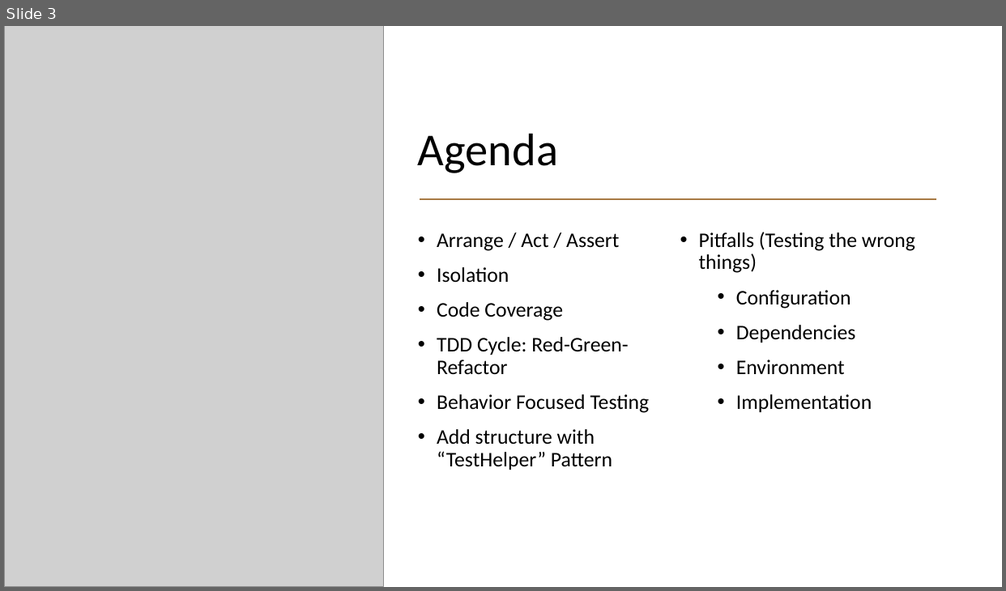
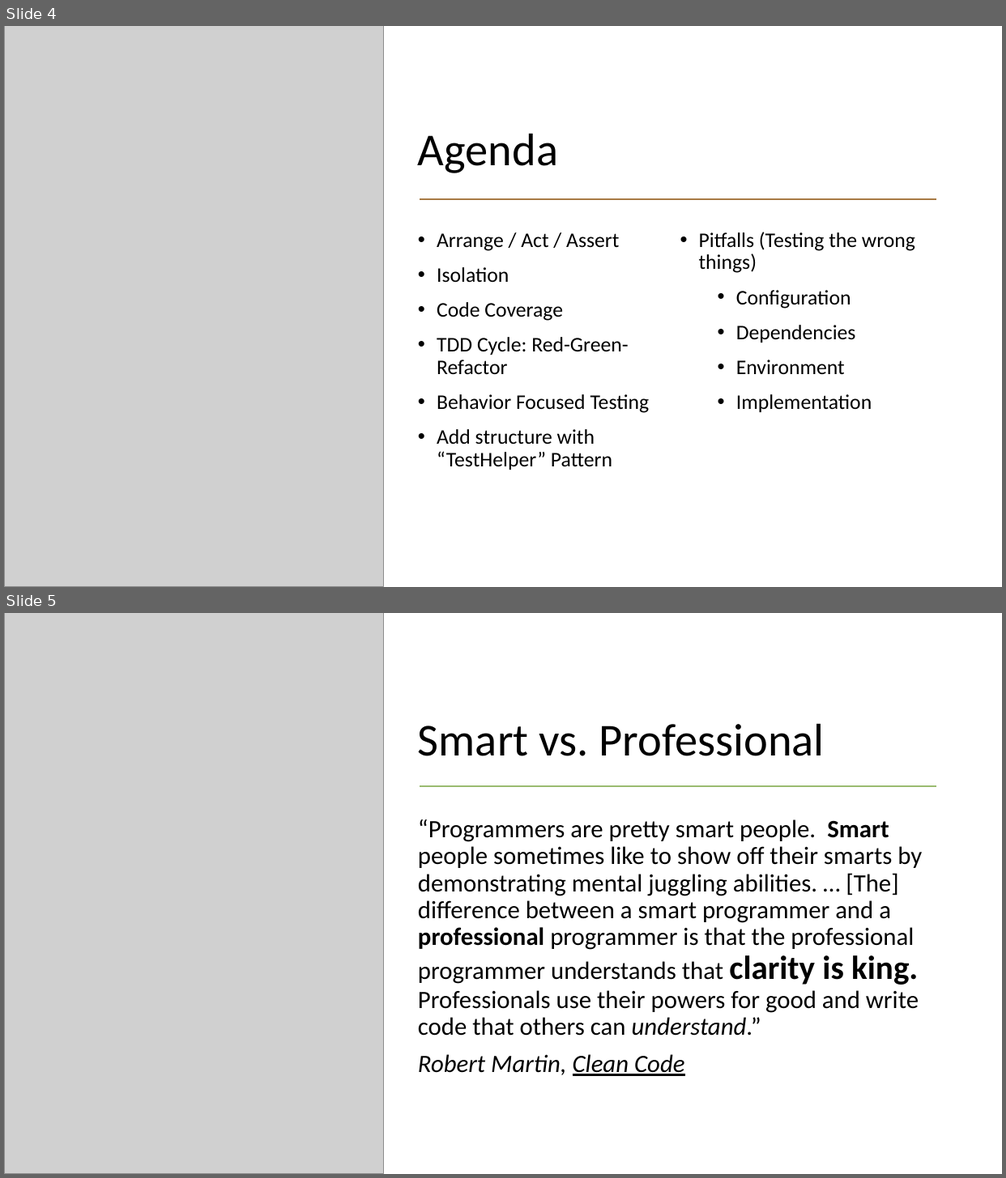
Before and after one commit to wschroder/UnitTestingDemo.GitHub, a slide deck: Effective Unit Testing.pptx. Shown one above the other, each under a label of ours: slide 3 before the commit, slides 4 and 5 after it. The pictures are 1006x591 and 1006x1178 pixels, drawn with LibreOffice and Linux fonts; fonts in the diff are those of the drawing; grey boxes stand for pictures. Boxes give left, top, right and bottom in pixels: in the first picture for what was removed or moved away, otherwise in the second. Text is boxed around its words. In the diff, an @@ line names an element or a change of style, - is before the commit and + after.

```diff
--- a/Effective Unit Testing.pptx
+++ b/Effective Unit Testing.pptx
@@ slide 5 added at (4,613,1002,1174), background #FFFFFF @@
@@ picture added at (4,613,384,1174) @@
@@ title added at (418,723,825,756), 44 pt, text #000000 @@
+Smart vs. Professional
@@ line added from (420, 786) to (937, 786), #9ABB70 1.5 pt @@
@@ text added at (418,820,922,1076), 24 pt, text #000000 @@
+“Programmers are pretty smart people. Smart people sometimes like to show off their smarts by demonstrating mental juggling abilities. … [The] difference between a smart programmer and a professional programmer is that the professional programmer understands that clarity is king. Professionals use their powers for good and write code that others can understand.”
+Robert Martin, Clean Code
@@ what was slide 3 is now slide 4 @@
```
Also in this commit, not shown: 12 slides changed, 2 other slides added.
